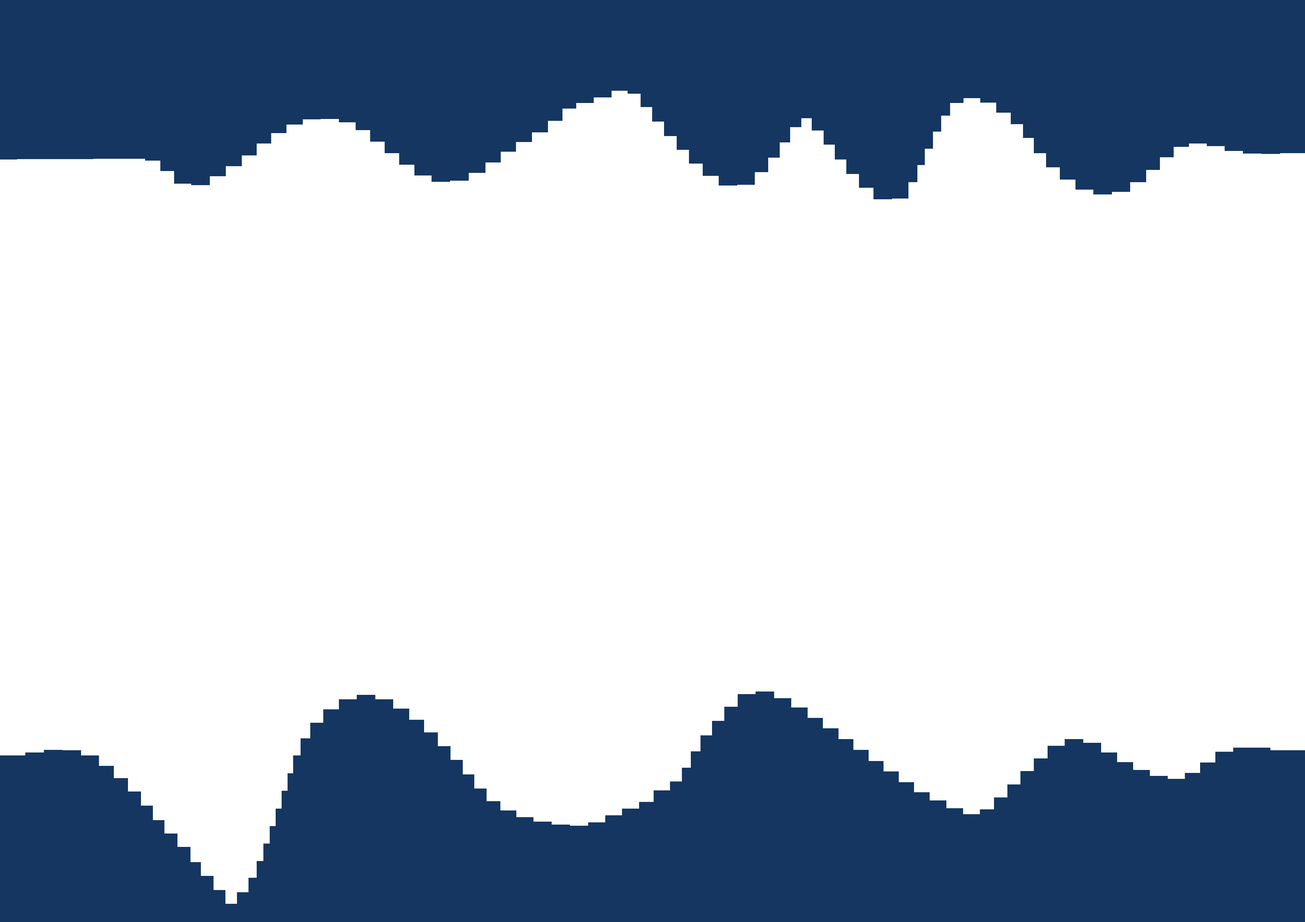
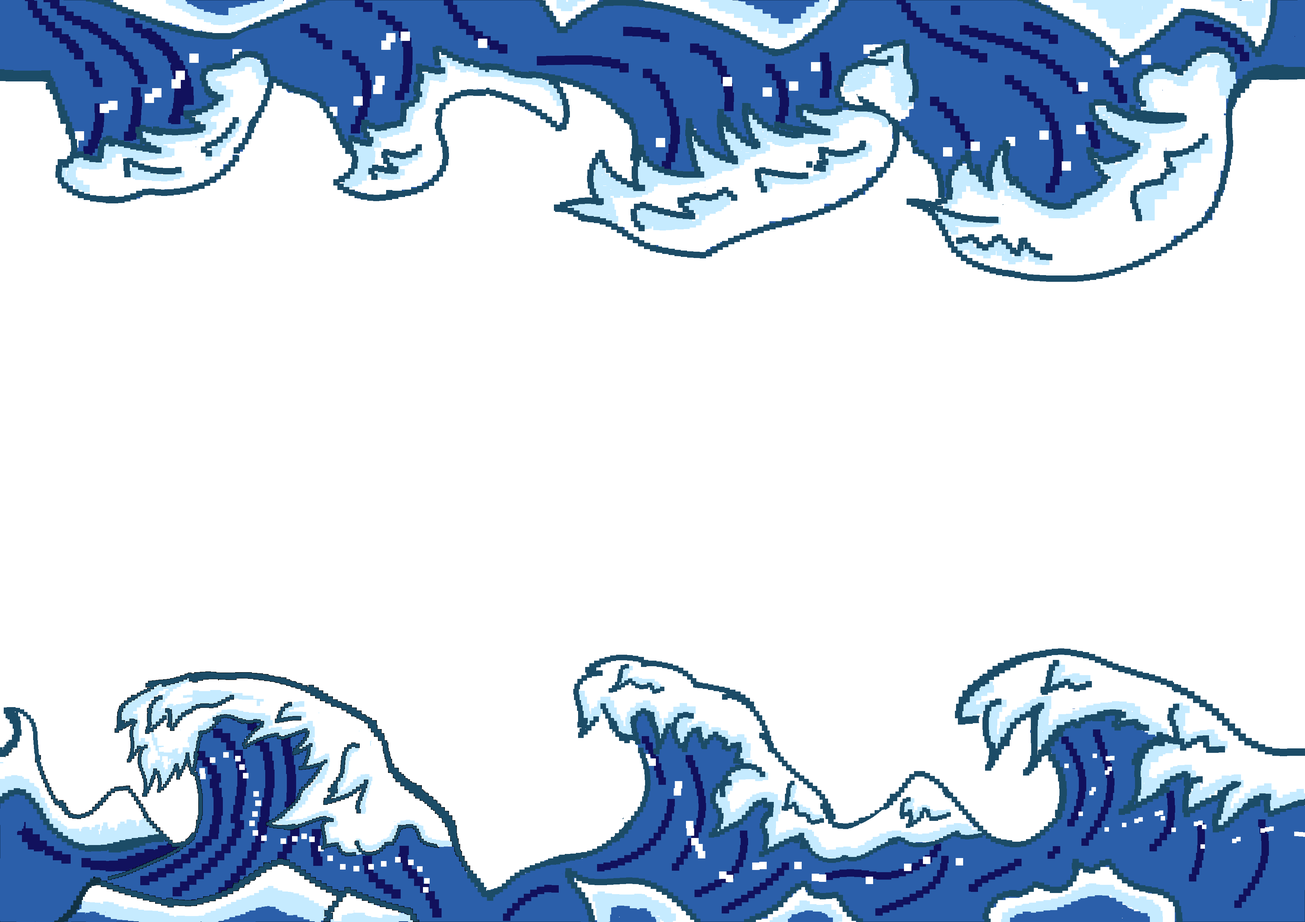
Comparing the layer stacks of the two 1305x922 images. Changes:
renamed "Paper" to "Lineart", showed it, moved it above "Environment Copy", painted on it over [0, 0, 1305, 922]
painted on "Environment Copy" over [0, 0, 1305, 922]
